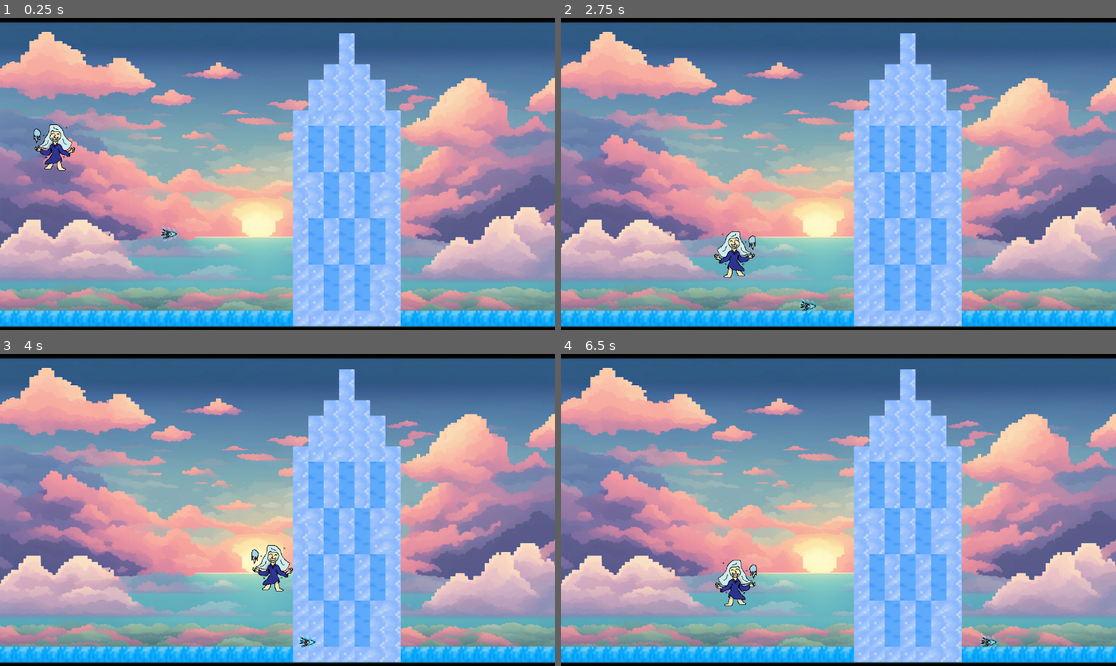
Above: before the commit, frames 1-4 (two rows, left to right).
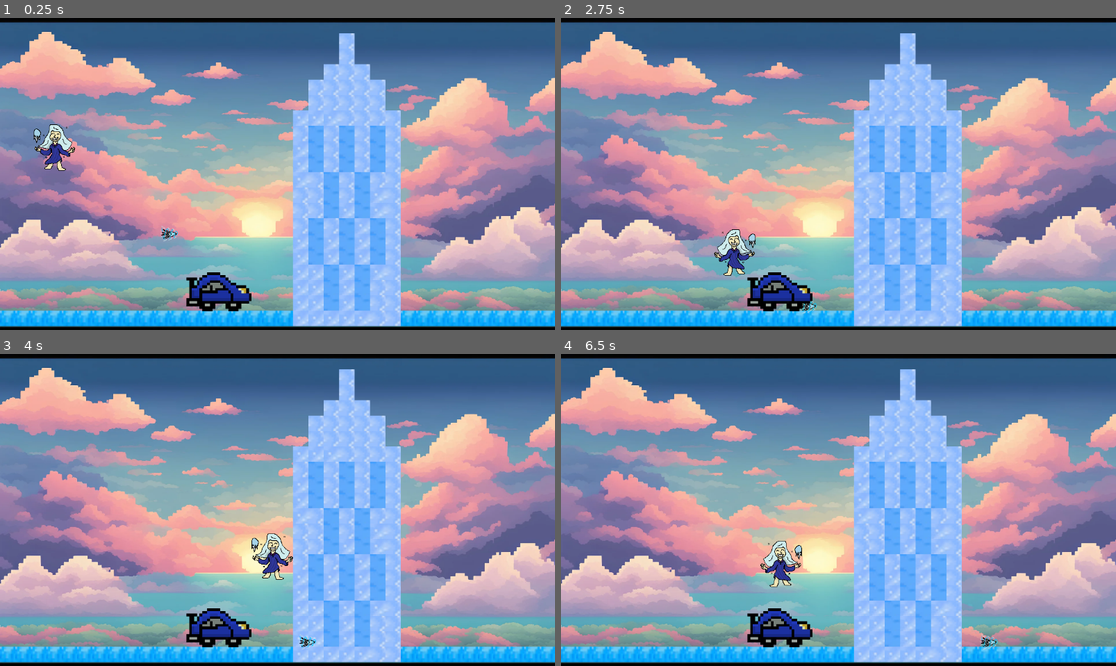
Above: after the commit, the same moments.

Repository: milesmercer04/hackathon-2024
Game: Godot game, scene res://main.tscn
Two runs of this game, one before a commit and one after it. Both use one fixed random seed, a clock stepped at 60 frames per second and the inputs below.
Inputs:
- Up to frame 1 (0.25 s): no input
- Up to frame 2 (2.75 s): tap Enter (ui_accept) at 0.5, 0.77, 1.52 s; hold Right (ui_right) 0.53-2.03 s; hold Left (ui_left) from 2.03 s (still down)
- Up to frame 3 (4 s): release Left (ui_left) at 2.78 s; hold Right (ui_right) from 2.78 s (still down); tap Enter (ui_accept) at 3.02, 3.77 s
- Up to frame 4 (6.5 s): release Right (ui_right) at 4.28 s; hold Left (ui_left) 4.28-5.03 s; tap Enter (ui_accept) at 4.52, 6.02 s; hold Right (ui_right) 5.03-5.78 s; hold Left (ui_left) from 5.78 s (still down)

The runs differ from the first frame. In frame 1, 1.0% of the frame differs, in the area x 33-46%, y 81-94%; in frame 2, 1.5%; in frame 3, 1.9%; in frame 4, 2.3%, in the area x 27-46%, y 59-94%.
Error after the commit: Parse Error: Expected expression after "or" operator. (res://Sub-scenes/Car/car.gd:17)

Commit message:
Made the car go back and forth

Diff:
--- /dev/null
+++ b/global-colding/Sub-scenes/Car/car.gd
@@ -0,0 +1,20 @@
+extends RigidBody2D
+
+var speed: int = 10
+var move_distance: int = 200
+var direction: int = -1
+var is_frozen: bool = false
+var start_position: Vector2
+
+# Called when the node enters the scene tree for the first time.
+func _ready() -> void:
+	$Sprite2D.scale.x = abs($Sprite2D.scale.x)
+	start_position = position
+
+
+# Called every frame. 'delta' is the elapsed time since the previous frame.
+func _process(delta: float) -> void:
+	if abs(position.x - start_position.x) >= move_distance or :
+		$Sprite2D.scale.x *= -1
+		direction *= -1
+	position.x += speed * direction
--- /dev/null
+++ b/global-colding/Sub-scenes/Car/car.tscn
@@ -0,0 +1,19 @@
+[gd_scene load_steps=4 format=3 uid="uid://dypnp24o7l1iw"]
+
+[ext_resource type="Script" path="res://Sub-scenes/Car/car.gd" id="1_jscce"]
+[ext_resource type="Texture2D" uid="uid://uesbn7vxrfl5" path="res://Character Sprites/car.png" id="1_ks3du"]
+
+[sub_resource type="RectangleShape2D" id="RectangleShape2D_a3iwv"]
+size = Vector2(123, 73.5)
+
+[node name="Car" type="RigidBody2D"]
+position = Vector2(133, 87)
+script = ExtResource("1_jscce")
+
+[node name="Sprite2D" type="Sprite2D" parent="."]
+texture_filter = 1
+scale = Vector2(-5.406, 5.406)
+texture = ExtResource("1_ks3du")
+
+[node name="CollisionShape2D" type="CollisionShape2D" parent="."]
+shape = SubResource("RectangleShape2D_a3iwv")
--- a/global-colding/main.tscn
+++ b/global-colding/main.tscn
@@ -1,9 +1,10 @@
-[gd_scene load_steps=7 format=4 uid="uid://dh4lyrryrxi4g"]
+[gd_scene load_steps=8 format=4 uid="uid://dh4lyrryrxi4g"]
 
 [ext_resource type="Texture2D" uid="uid://b8lsv7gwmsgwr" path="res://Backgrounds/aHR0cHM6Ly9iLnN0YWJsZWNvZy5jb20vY2I0YTI3YWEtZmQ2NC00N2M4LTgwOWUtNDg4YTc1NDA1M2U3LmpwZWc.png" id="1_qws2s"]
 [ext_resource type="Texture2D" uid="uid://cwxrpxplxc7b0" path="res://Backgrounds/terrain.png" id="2_ii44a"]
 [ext_resource type="PackedScene" uid="uid://qlm1pr0ysi5f" path="res://Sub-scenes/Characters/main_character.tscn" id="3_5hdnr"]
 [ext_resource type="PackedScene" uid="uid://dfr2n8frwho3t" path="res://Sub-scenes/Ice Bolt/ice_bolt.tscn" id="4_iqfx8"]
+[ext_resource type="PackedScene" uid="uid://dypnp24o7l1iw" path="res://Sub-scenes/Car/car.tscn" id="5_l7csk"]
 
 [sub_resource type="TileSetAtlasSource" id="TileSetAtlasSource_duos4"]
 texture = ExtResource("2_ii44a")
@@ -2454,3 +2455,6 @@
 
 [node name="Ice Bolt" parent="." instance=ExtResource("4_iqfx8")]
 position = Vector2(349, 423)
+
+[node name="Car" parent="." instance=ExtResource("5_l7csk")]
+position = Vector2(452, 569)
